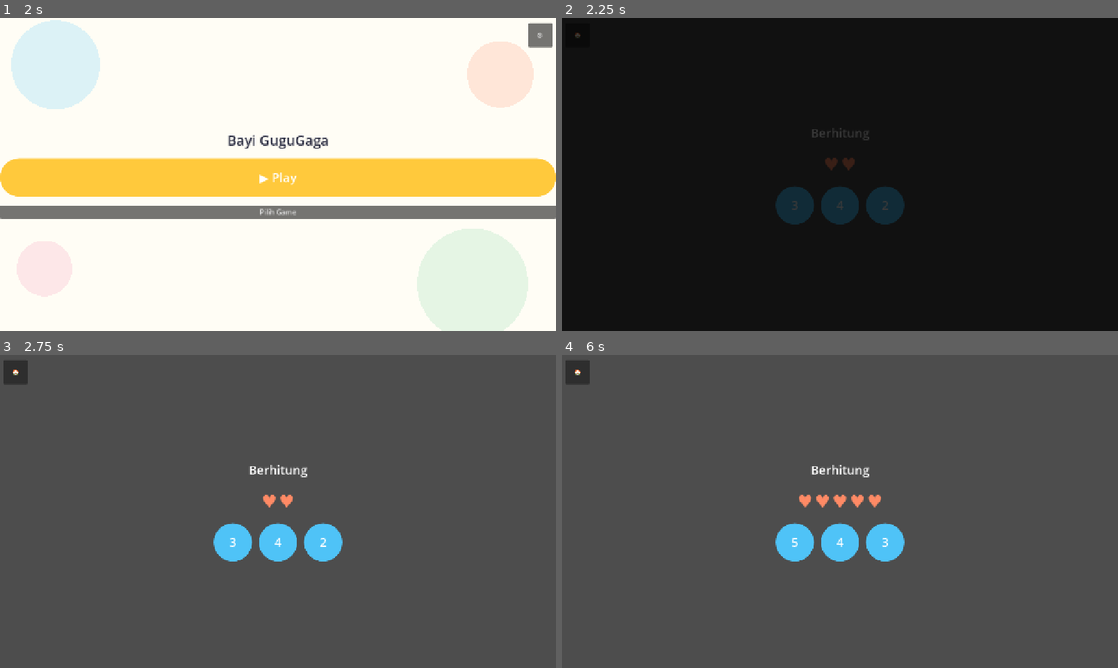
Above: before the commit, frames 1-4 (two rows, left to right).
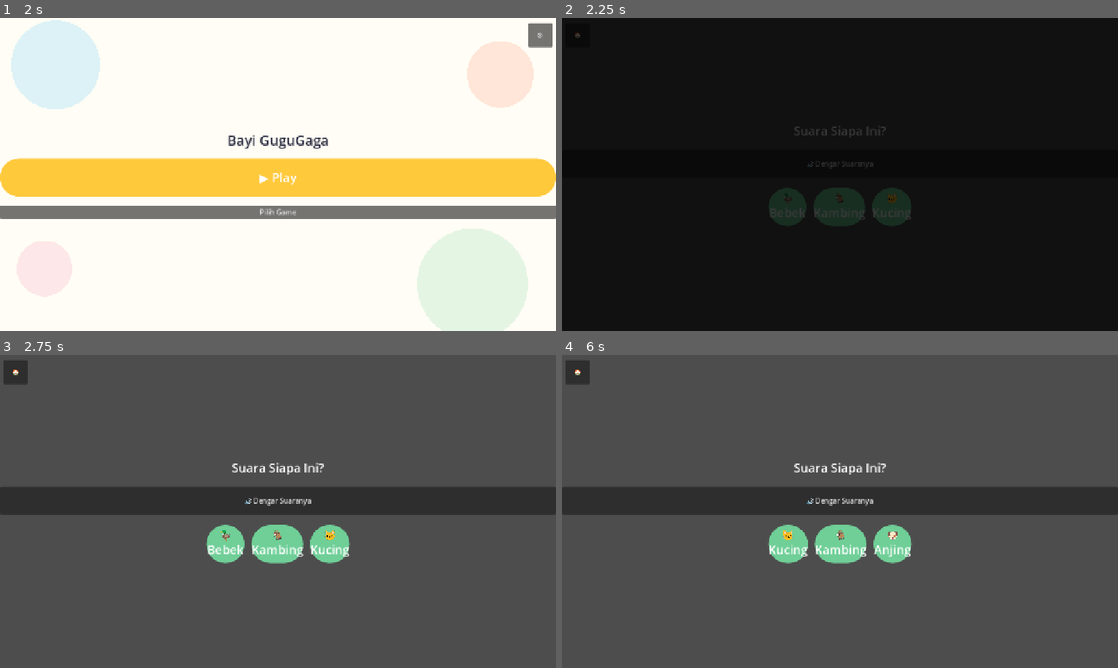
Above: after the commit, the same moments.

Repository: ptnusavisionmedia/game-balita
Game: Godot game, scene res://scenes/Splash.tscn
Same seed, same stepped clock (60 frames per second), same inputs: the game is played once before the commit and once after it.
Inputs (mouse positions are in pixels of both pictures, inside the frame that each line leads up to):
- Up to frame 1 (2 s): tap Enter at 0.5 s
- Up to frame 2 (2.25 s): click "▶ Play" at 2 s
- Up to frame 3 (2.75 s): no input
- Up to frame 4 (6 s): click (795, 542) at 2.75 s, where only the run before the commit has a clickable "3"; click (840, 502) at 3.5 s, where only the run after the commit has a clickable "🔊 Dengar Suaranya"; click (840, 542) at 4.25 s, where only the run before the commit has a clickable "4"; click (789, 542) at 5 s, where only the run after the commit has a clickable "🦆 Bebek"; click (884, 542) at 5.75 s, where only the run before the commit has a clickable "2"

Frame 1 is identical in both runs. In frame 2, 1.4% of the frame differs, in the area x 37-63%, y 34-67%; in frame 3, 12%; in frame 4, 12%, in the area x 0-100%, y 34-67%.

Commit message:
feat: implementasi feature_hewan — 2 mekanik (Mandiri + Bareng Orang Tua)
features/feature_hewan/hewan.gd: data-driven 6 hewan (data/hewan_data.json),
mekanik Mandiri (pola feature_angka) + Bareng Orang Tua (reveal manual,
tanpa benar/salah). Fork lewat GameFlow.guided_mode (state baru) +
start_guided_game(...). GameFlow.GAMES Hewan diubah implemented: true,
masuk pool Play acak.

Placeholder sampai asset asli ada: emoji ganti ilustrasi, SfxService.play(null)
ganti SFX asli. Headless-verified kedua mekanik + 9 scene lain, tidak ada
error baru. Tombol "Mulai main bareng" (ParentGuide) belum ada — mekanik
Bareng Orang Tua belum bisa diakses dari UI, nunggu Fase B.

Co-Authored-By: Claude Sonnet 5 <noreply@anthropic.com>

Diff:
--- a/core/scripts/game_flow.gd
+++ b/core/scripts/game_flow.gd
@@ -12,7 +12,7 @@
 const GAMES := [
 	{"name": "Angka", "kind": "angka", "scene": "res://features/feature_angka/Angka.tscn", "implemented": true},
 	{"name": "Warna", "kind": "warna", "scene": "res://features/feature_warna/Warna.tscn", "implemented": false},
-	{"name": "Hewan", "kind": "hewan", "scene": "res://features/feature_hewan/Hewan.tscn", "implemented": false},
+	{"name": "Hewan", "kind": "hewan", "scene": "res://features/feature_hewan/Hewan.tscn", "implemented": true},
 	{"name": "Musik", "kind": "musik", "scene": "res://features/feature_musik/Musik.tscn", "implemented": false},
 	{"name": "Mewarnai", "kind": "mewarnai", "scene": "res://features/feature_mewarnai/Mewarnai.tscn", "implemented": false},
 	{"name": "Puzzle", "kind": "puzzle", "scene": "res://features/feature_puzzle/Puzzle.tscn", "implemented": false},
@@ -22,6 +22,12 @@
 ## `finish_game_session()` untuk tahu harus lempar ke game acak lain atau
 ## balik ke Home.
 var infinite_mode: bool = false
+
+## true kalau sesi main sekarang dimulai lewat "Mulai main bareng" di
+## `ParentGuide` (Settings, di belakang `ParentalGateDialog`) — dibaca modul
+## yang punya 2 mekanik (sekarang cuma `feature_hewan`) buat pilih render
+## mode Mandiri vs Bareng Orang Tua. Lihat obsidian-vault/Specs/feature_hewan.md.
+var guided_mode: bool = false
 
 const _NAV_DEBOUNCE_MS := 600
 var _last_nav_time: int = -_NAV_DEBOUNCE_MS
@@ -64,16 +70,28 @@
 
 func start_random_game() -> void:
 	infinite_mode = true
+	guided_mode = false
 	_goto_random_game()
 
 
 func start_specific_game(scene_path: String) -> void:
 	infinite_mode = false
+	guided_mode = false
+	goto_scene(scene_path)
+
+
+## Dipanggil dari tombol "Mulai main bareng" di `ParentGuide` — beda dari
+## `start_specific_game` cuma soal `guided_mode`, supaya modul tujuan tahu
+## harus render mekanik Bareng Orang Tua, bukan Mandiri.
+func start_guided_game(scene_path: String) -> void:
+	infinite_mode = false
+	guided_mode = true
 	goto_scene(scene_path)
 
 
 func go_home() -> void:
 	infinite_mode = false
+	guided_mode = false
 	goto_scene("res://scenes/Home.tscn")
 
 
--- /dev/null
+++ b/features/feature_hewan/data/hewan_data.json
@@ -0,0 +1,44 @@
+[
+  {
+    "id": "kucing",
+    "name": "Kucing",
+    "sound_desc": "Meong",
+    "placeholder_emoji": "🐱",
+    "sfx": ""
+  },
+  {
+    "id": "anjing",
+    "name": "Anjing",
+    "sound_desc": "Guk guk",
+    "placeholder_emoji": "🐶",
+    "sfx": ""
+  },
+  {
+    "id": "sapi",
+    "name": "Sapi",
+    "sound_desc": "Moo",
+    "placeholder_emoji": "🐮",
+    "sfx": ""
+  },
+  {
+    "id": "ayam",
+    "name": "Ayam",
+    "sound_desc": "Kukuruyuk",
+    "placeholder_emoji": "🐔",
+    "sfx": ""
+  },
+  {
+    "id": "kambing",
+    "name": "Kambing",
+    "sound_desc": "Mbeek",
+    "placeholder_emoji": "🐐",
+    "sfx": ""
+  },
+  {
+    "id": "bebek",
+    "name": "Bebek",
+    "sound_desc": "Kwek kwek",
+    "placeholder_emoji": "🦆",
+    "sfx": ""
+  }
+]
--- a/features/feature_hewan/hewan.gd
+++ b/features/feature_hewan/hewan.gd
@@ -1,23 +1,282 @@
 extends Control
-## Placeholder mini-game suara hewan — lihat obsidian-vault/Specs/feature_hewan.md.
-## Belum coding fitur (base model fokus feature_angka dulu sebagai pilot).
+## Tebak hewan dari suara — 2 mekanik, lihat obsidian-vault/Specs/feature_hewan.md.
+## Fork ditentukan dari JALUR MASUK, bukan pertanyaan baru ke anak:
+## - `GameFlow.guided_mode == false` (lewat Home seperti biasa) → Mandiri:
+##   dengar suara, pilih gambar yang benar dari 3 pilihan (pola feature_angka).
+## - `GameFlow.guided_mode == true` (lewat "Mulai main bareng" di ParentGuide,
+##   belum ada scene-nya — Fase B docs/PLAN_TUMBUH_KEMBANG.md) → Bareng Orang
+##   Tua: gambar disamarkan, orang tua putar suara & buka jawaban manual,
+##   TIDAK ADA tanda benar/salah (ini bukan kuis).
+
+const SESSION_ROUNDS := 4
+const DATA_PATH := "res://features/feature_hewan/data/hewan_data.json"
+const StarRewardOverlayScene := preload("res://core/scenes/StarRewardOverlay.tscn")
+
+var _animals: Array = []
+
+# Mandiri
+var _targets: Array = []
+var _question_index: int = 0
+var _correct_count: int = 0
+var _hearts_label: Label
+var _choices_box: HBoxContainer
+
+# Bareng Orang Tua
+var _shown_count: int = 0
+var _guided_order: Array = []
+var _guided_index: int = 0
+var _revealed: bool = false
+var _reveal_icon: Label
+var _reveal_name: Label
+var _hint_label: Label
+
 
 func _ready() -> void:
 	anchor_right = 1.0
 	anchor_bottom = 1.0
+
+	_animals = _load_animal_data()
+	if _animals.is_empty():
+		push_warning("feature_hewan: hewan_data.json kosong/gagal dibaca — modul tidak bisa jalan.")
+		return
+
+	if GameFlow.guided_mode:
+		_setup_guided()
+	else:
+		_setup_mandiri()
+
+	_add_home_button()
+
+
+func _load_animal_data() -> Array:
+	if not FileAccess.file_exists(DATA_PATH):
+		return []
+	var text := FileAccess.get_file_as_string(DATA_PATH)
+	var parsed = JSON.parse_string(text)
+	return parsed if parsed is Array else []
+
+
+## Tombol darurat, selalu terlihat — supaya mode "Play acak infinite" (lihat
+## GameFlow) tidak "menjebak" anak/orang tua harus main terus tanpa jalan
+## keluar. Pola wajib dari feature_angka, diikuti di sini juga.
+func _add_home_button() -> void:
+	var home_button := Button.new()
+	home_button.text = "🏠"
+	home_button.custom_minimum_size = Vector2(56, 56)
+	home_button.anchor_left = 0.0
+	home_button.anchor_right = 0.0
+	home_button.offset_left = 8.0
+	home_button.offset_right = 64.0
+	home_button.offset_top = 12.0
+	home_button.offset_bottom = 68.0
+	home_button.pressed.connect(func(): GameFlow.go_home())
+	add_child(home_button)
+
+
+# ---------------------------------------------------------------------------
+# Mekanik Mandiri (self-correcting, pola sama feature_angka)
+# ---------------------------------------------------------------------------
+
+func _setup_mandiri() -> void:
+	randomize()
+	var pool_indices := range(_animals.size())
+	pool_indices.shuffle()
+	for i in range(SESSION_ROUNDS):
+		_targets.append(pool_indices[i % pool_indices.size()])
 
 	var vbox := VBoxContainer.new()
 	vbox.anchor_right = 1.0
 	vbox.anchor_bottom = 1.0
 	vbox.alignment = BoxContainer.ALIGNMENT_CENTER
+	vbox.add_theme_constant_override("separation", 24)
 	add_child(vbox)
 
-	var label := Label.new()
-	label.text = "Hewan\n(belum dikerjakan)"
-	label.horizontal_alignment = HORIZONTAL_ALIGNMENT_CENTER
-	vbox.add_child(label)
-
-	var back_button := Button.new()
-	back_button.text = "Kembali"
-	back_button.pressed.connect(func(): GameFlow.go_home())
-	vbox.add_child(back_button)
+	var title := Label.new()
+	title.text = "Suara Siapa Ini?"
+	title.add_theme_font_size_override("font_size", 28)
+	title.horizontal_alignment = HORIZONTAL_ALIGNMENT_CENTER
+	vbox.add_child(title)
+
+	var play_sound_button := Button.new()
+	play_sound_button.text = "🔊 Dengar Suaranya"
+	play_sound_button.custom_minimum_size = Vector2(0, 64)
+	play_sound_button.pressed.connect(_play_current_target_sound)
+	vbox.add_child(play_sound_button)
+
+	_choices_box = HBoxContainer.new()
+	_choices_box.alignment = BoxContainer.ALIGNMENT_CENTER
+	_choices_box.add_theme_constant_override("separation", 16)
+	vbox.add_child(_choices_box)
+
+	_render_mandiri_question()
+
+
+func _current_target() -> Dictionary:
+	return _animals[_targets[_question_index]]
+
+
+func _play_current_target_sound() -> void:
+	# TODO Farel: SFX per hewan belum ada (hewan_data.json "sfx" masih "").
+	# SfxService.play(null) no-op aman — logic tebak tetap bisa ditest,
+	# cuma belum ada suara sungguhan sampai file-nya diisi.
+	SfxService.play(null)
+
+
+func _choice_indices_for(target_index: int) -> Array:
+	var choices: Array = [target_index]
+	var attempts := 0
+	while choices.size() < mini(3, _animals.size()) and attempts < 20:
+		var candidate := randi() % _animals.size()
+		if not choices.has(candidate):
+			choices.append(candidate)
+		attempts += 1
+	choices.shuffle()
+	return choices
+
+
+func _render_mandiri_question() -> void:
+	for child in _choices_box.get_children():
+		child.queue_free()
+
+	_play_current_target_sound()
+
+	for idx in _choice_indices_for(_targets[_question_index]):
+		var animal: Dictionary = _animals[idx]
+		var button := BigRoundButton.new()
+		button.accent_color = AppColors.ACCENT_HEWAN
+		# Placeholder visual: emoji, sampai ilustrasi asli dari Asset 1 ada
+		# (lihat obsidian-vault/Specs/feature_hewan.md bagian Asset).
+		button.text = "%s\n%s" % [animal.get("placeholder_emoji", "?"), animal.get("name", "?")]
+		button.pressed.connect(_on_choice_pressed.bind(idx))
+		_choices_box.add_child(button)
+
+
+func _on_choice_pressed(chosen_index: int) -> void:
+	if chosen_index == _targets[_question_index]:
+		SfxService.play(null)  # TODO Farel: sfx_correct
+		_correct_count += 1
+		if _question_index + 1 >= _targets.size():
+			_show_reward(_correct_count)
+		else:
+			_question_index += 1
+			_render_mandiri_question()
+	else:
+		SfxService.play(null)  # TODO Farel: sfx_try_again
+
+
+# ---------------------------------------------------------------------------
+# Mekanik Bareng Orang Tua (eksplorasi, TANPA benar/salah)
+# ---------------------------------------------------------------------------
+
+func _setup_guided() -> void:
+	randomize()
+	_guided_order = range(_animals.size())
+	_guided_order.shuffle()
+
+	var vbox := VBoxContainer.new()
+	vbox.anchor_right = 1.0
+	vbox.anchor_bottom = 1.0
+	vbox.alignment = BoxContainer.ALIGNMENT_CENTER
+	vbox.add_theme_constant_override("separation", 20)
+	add_child(vbox)
+
+	var title := Label.new()
+	title.text = "Tebak Suara Hewan"
+	title.add_theme_font_size_override("font_size", 28)
+	title.horizontal_alignment = HORIZONTAL_ALIGNMENT_CENTER
+	vbox.add_child(title)
+
+	_hint_label = Label.new()
+	_hint_label.text = "Coba tanya: \"ini suaranya siapa?\" sebelum buka jawabannya."
+	_hint_label.horizontal_alignment = HORIZONTAL_ALIGNMENT_CENTER
+	_hint_label.add_theme_color_override("font_color", AppColors.INK)
+	_hint_label.autowrap_mode = TextServer.AUTOWRAP_WORD
+	_hint_label.custom_minimum_size = Vector2(360, 0)
+	vbox.add_child(_hint_label)
+
+	_reveal_icon = Label.new()
+	_reveal_icon.add_theme_font_size_override("font_size", 72)
+	_reveal_icon.horizontal_alignment = HORIZONTAL_ALIGNMENT_CENTER
+	vbox.add_child(_reveal_icon)
+
+	_reveal_name = Label.new()
+	_reveal_name.add_theme_font_size_override("font_size", 24)
+	_reveal_name.horizontal_alignment = HORIZONTAL_ALIGNMENT_CENTER
+	vbox.add_child(_reveal_name)
+
+	var button_row := HBoxContainer.new()
+	button_row.alignment = BoxContainer.ALIGNMENT_CENTER
+	button_row.add_theme_constant_override("separation", 16)
+	vbox.add_child(button_row)
+
+	var play_sound_button := Button.new()
+	play_sound_button.text = "🔊 Dengar Suaranya"
+	play_sound_button.custom_minimum_size = Vector2(0, 64)
+	play_sound_button.pressed.connect(func():
+		SfxService.play(null)  # TODO Farel: sfx per hewan belum ada
+	)
+	button_row.add_child(play_sound_button)
+
+	var reveal_button := Button.new()
+	reveal_button.text = "🔍 Lihat Jawaban"
+	reveal_button.custom_minimum_size = Vector2(0, 64)
+	reveal_button.pressed.connect(_on_reveal_pressed)
+	button_row.add_child(reveal_button)
+
+	var next_button := Button.new()
+	next_button.text = "Hewan Lain →"
+	next_button.custom_minimum_size = Vector2(0, 64)
+	next_button.pressed.connect(_on_next_animal_pressed)
+	vbox.add_child(next_button)
+
+	_shown_count = 1
+	_render_guided_current(false)
+
+
+func _render_guided_current(revealed: bool) -> void:
+	_revealed = revealed
+	if revealed:
+		var animal: Dictionary = _animals[_guided_order[_guided_index]]
+		_reveal_icon.text = animal.get("placeholder_emoji", "?")
+		_reveal_name.text = animal.get("name", "?")
+	else:
+		# Disamarkan — placeholder "?" sampai ada ilustrasi asli yang bisa
+		# diberi efek blur/silhouette sungguhan (Asset 1).
+		_reveal_icon.text = "？"
+		_reveal_name.text = ""
+	# Petunjuk cuma muncul di hewan pertama, supaya tidak mengganggu
+	# giliran berikutnya (lihat obsidian-vault/Specs/feature_hewan.md).
+	_hint_label.visible = (_shown_count == 1)
+
+
+func _on_reveal_pressed() -> void:
+	# TIDAK ADA skor/tanda benar-salah di sini — cuma menampilkan jawaban,
+	# bukan menilai tebakan anak (lihat prinsip #4 docs/UI_UX_DESIGN.md).
+	SfxService.play(null)  # TODO Farel: putar ulang sfx hewan ini
+	_render_guided_current(true)
+
+
+func _on_next_animal_pressed() -> void:
+	if _shown_count >= SESSION_ROUNDS:
+		_show_reward(SESSION_ROUNDS)
+		return
+	_guided_index += 1
+	if _guided_index >= _guided_order.size():
+		_guided_order.shuffle()
+		_guided_index = 0
+	_shown_count += 1
+	_render_guided_current(false)
+
+
+# ---------------------------------------------------------------------------
+# Reward — sama untuk kedua mekanik
+# ---------------------------------------------------------------------------
+
+func _show_reward(stars: int) -> void:
+	var overlay := StarRewardOverlayScene.instantiate()
+	overlay.stars_earned = stars
+	add_child(overlay)
+	overlay.continued.connect(func():
+		ProgressRepository.record_result("feature_hewan", stars)
+		GameFlow.finish_game_session()
+	)
Not shown, changed: docs/TASK_BOARD.md
Not shown, changed: obsidian-vault/Decisions Log.md
